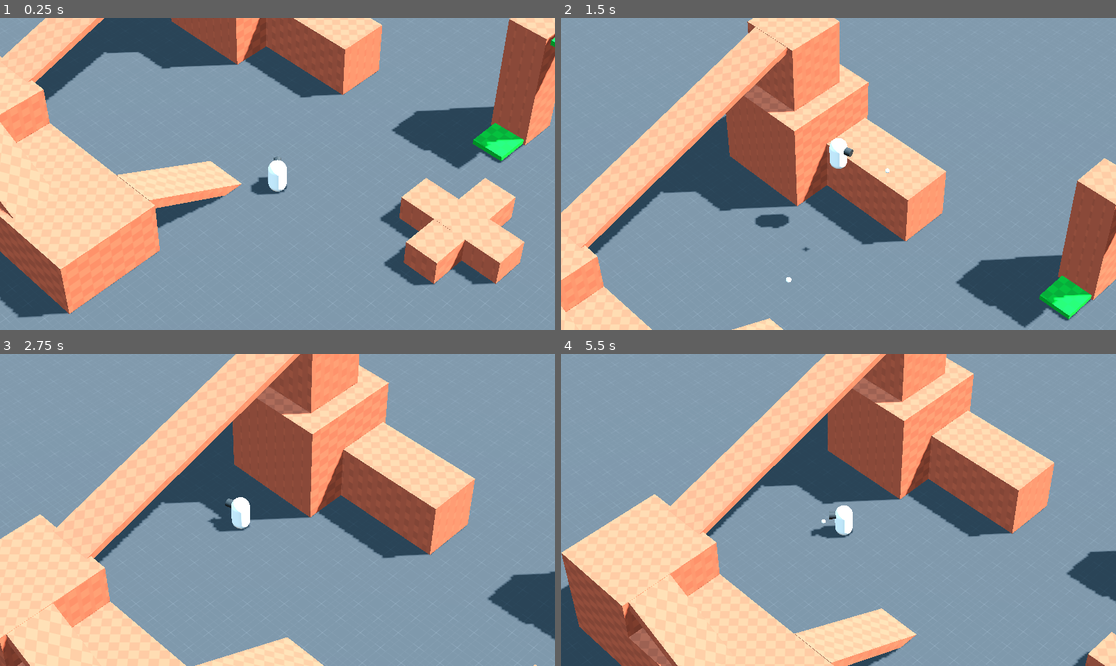
Above: before the commit, frames 1-4 (two rows, left to right).
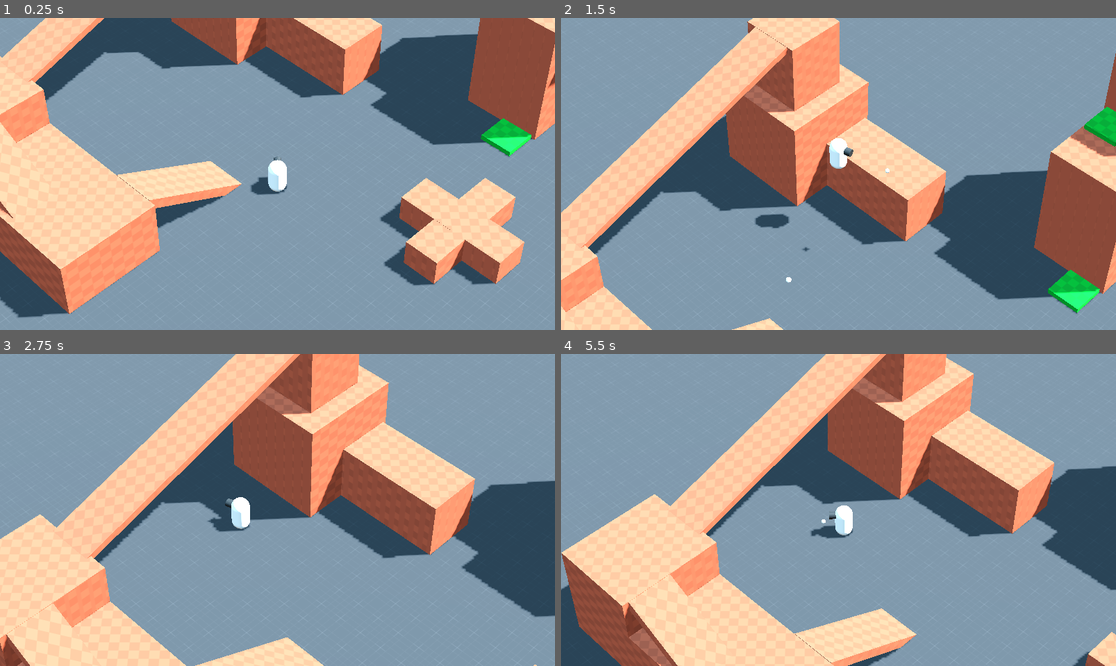
Above: after the commit, the same moments.

Repository: leonskalczynski/3DIsoGameTest
Game: Godot game, scene res://Scenes/main.tscn
The game is run twice, just before and just after one commit, with the same random seed, the same clock (stepped at 60 frames per second) and the same inputs.
Inputs (mouse positions are in pixels of both pictures, inside the frame that each line leads up to):
- Up to frame 1 (0.25 s): no input
- Up to frame 2 (1.5 s): move the mouse to (810, 236) at 0.52 s; press the mouse at (810, 236) at 0.53 s; hold W (north) from 0.53 s (still down); tap Space (jump) at 0.77 s; move the mouse to (1005, 220) at 1.27 s; release the mouse at (1005, 220) at 1.28 s; click (1005, 220) at 1.35 s
- Up to frame 3 (2.75 s): tap Space (jump) at 1.52 s; move the mouse to (111, 463) at 2.02 s; release W (north) at 2.03 s; press the mouse at (111, 463) at 2.03 s; hold A (west) from 2.03 s (still down)
- Up to frame 4 (5.5 s): move the mouse to (866, 510) at 2.77 s; release the mouse at (866, 510) at 2.78 s; click (866, 510) at 2.85 s; tap Space (jump) at 3.02, 3.77, 4.52 s; move the mouse to (755, 432) at 3.52 s; release A (west) at 3.53 s; press the mouse at (755, 432) at 3.53 s; hold S (south) 3.53-4.28 s; move the mouse to (960, 494) at 4.27 s; release the mouse at (960, 494) at 4.28 s; hold D (east) 4.28-5.03 s; click (960, 494) at 4.35 s; move the mouse to (727, 525) at 5.02 s; press the mouse at (727, 525) at 5.03 s; hold W (north) from 5.03 s (still down)

The runs differ from the first frame. In frame 1, 7.7% of the frame differs, in the area x 65-100%, y 0-49%; in frame 2, 11%, in the area x 36-100%, y 11-100%; in frame 3, 5.4%; in frame 4, 3.9%.

Commit message:
Add files via upload

Diff:
--- a/Environments/environment.tres
+++ b/Environments/environment.tres
@@ -6,7 +6,7 @@
 background_mode = 2
 sky = ExtResource("1_ld6in")
 tonemap_mode = 2
-ssao_intensity = 16.0
+ssil_enabled = true
 ssil_radius = 3.63
 fog_light_color = Color(0.329412, 0.298039, 0.254902, 1)
 fog_density = 0.005
--- a/Scenes/main.tscn
+++ b/Scenes/main.tscn
@@ -23,14 +23,21 @@
 
 [sub_resource type="Curve3D" id="Curve3D_v3m1i"]
 _data = {
-"points": PackedVector3Array(2.22694, -4.61855, 0.56405, 0, 0, 0, 0, 0, 0, 0, 0, 0, 0, 0, 0, 0, 7.035, 0),
+"points": PackedVector3Array(2.22694, -4.61855, 0.56405, 0, 0, 0, 0, 0, 0, 0, 0, 0, 0, 0, 0, 0, 7.255, 0),
+"tilts": PackedFloat32Array(0, 0)
+}
+point_count = 2
+
+[sub_resource type="Curve3D" id="Curve3D_qf4ve"]
+_data = {
+"points": PackedVector3Array(2.22694, -4.61855, 0.56405, 0, 0, 0, 0, 0, 0, 0, 0, 0, 0, 0, 0, 0, 4.95, 0),
 "tilts": PackedFloat32Array(0, 0)
 }
 point_count = 2
 
 [sub_resource type="Curve3D" id="Curve3D_qhk6g"]
 _data = {
-"points": PackedVector3Array(2.22694, -4.61855, 0.56405, 0, 0, 0, 0, 0, 0, 0, 0, 0, 0, 0, 0, 0, 0, 11.4),
+"points": PackedVector3Array(2.22694, -4.61855, 0.56405, 0, 0, 0, 0, 0, 0, 0, 0, 0, 0, 0, 0, 0, 0, 11.57),
 "tilts": PackedFloat32Array(0, 0)
 }
 point_count = 2
@@ -113,10 +120,13 @@
 transform = Transform3D(2.94422, 0, 0, 0, 3.01069, 0, 0, 0, 3.01069, 9, 1, -3)
 
 [node name="Cube11" parent="Map" instance=ExtResource("3_uta5k")]
-transform = Transform3D(1.17769, 0, 0, 0, 3.79223, 0, 0, 0, 1.20427, 13.7927, 1, 15.3867)
+transform = Transform3D(2.34354, 0, 0, 0, 3.79223, 0, 0, 0, 2.39644, 15.7075, 1, 14.301)
+
+[node name="Cube13" parent="Map" instance=ExtResource("3_uta5k")]
+transform = Transform3D(2.34354, 0, 0, 0, 6.47433, 0, 0, 0, 2.39644, 20.3687, 1, 14.301)
 
 [node name="Cube12" parent="Map" instance=ExtResource("3_uta5k")]
-transform = Transform3D(1.17769, 0, 0, 0, 3.79223, 0, 0, 0, 1.20427, 13.7927, 1, 31.6237)
+transform = Transform3D(2.36062, 0, 0, 0, 3.79223, 0, 0, 0, 1.20427, 15.667, 1, 31.6237)
 
 [node name="Cube4" parent="Map" instance=ExtResource("3_uta5k")]
 transform = Transform3D(2.93752, 0, 0, 0, 2.86053, 0, 0, 0, 2.44377, -10.0087, 1, -3)
@@ -146,7 +156,7 @@
 transform = Transform3D(-5.96046e-08, 0, -3.20003, 0, 0.793392, 0, 1, 0, 0, 4.39243, 1, 18.4288)
 
 [node name="Path3D" type="Path3D" parent="Map"]
-transform = Transform3D(1, 0, 0, 0, 1, 0, 0, 0, 1, 11.5074, 1.29434, 15.4981)
+transform = Transform3D(1, 0, 0, 0, 1, 0, 0, 0, 1, 12.2792, 1.15246, 15.4981)
 curve = SubResource("Curve3D_v3m1i")
 
 [node name="PathFollow3D" type="PathFollow3D" parent="Map/Path3D"]
@@ -158,8 +168,21 @@
 duration = 3.0
 path_follow = NodePath("..")
 
+[node name="Path3D3" type="Path3D" parent="Map"]
+transform = Transform3D(1, 0, 0, 0, 1, 0, 0, 0, 1, 16.9633, 8.8163, 13.0944)
+curve = SubResource("Curve3D_qf4ve")
+
+[node name="PathFollow3D" type="PathFollow3D" parent="Map/Path3D3"]
+rotation_mode = 0
+tilt_enabled = false
+
+[node name="MovingCube" parent="Map/Path3D3/PathFollow3D" node_paths=PackedStringArray("player", "path_follow") instance=ExtResource("9_5iqb6")]
+player = NodePath("../../../../Player")
+duration = 3.0
+path_follow = NodePath("..")
+
 [node name="Path3D2" type="Path3D" parent="Map"]
-transform = Transform3D(1, 0, 0, 0, 1, 0, 0, 0, 1, 13.8087, 8.35654, 17.76)
+transform = Transform3D(1, 0, 0, 0, 1, 0, 0, 0, 1, 16.8121, 8.35654, 17.76)
 curve = SubResource("Curve3D_qhk6g")
 
 [node name="PathFollow3D" type="PathFollow3D" parent="Map/Path3D2"]
--- a/Scenes/moving_cube.tscn
+++ b/Scenes/moving_cube.tscn
@@ -10,7 +10,7 @@
 [sub_resource type="BoxMesh" id="BoxMesh_e0ial"]
 
 [sub_resource type="BoxShape3D" id="BoxShape3D_te4fg"]
-size = Vector3(2, 0.338, 2)
+size = Vector3(1.5, 0.93, 1.5)
 
 [node name="MovingCube" type="StaticBody3D"]
 disable_mode = 1
@@ -31,7 +31,8 @@
 collision_mask = 4
 
 [node name="CollisionShape3D" type="CollisionShape3D" parent="BodyDetector"]
-transform = Transform3D(1, 0, 0, 0, 1, 0, 0, 0, 1, 0, 0.248916, 0)
+transform = Transform3D(1, 0, 0, 0, 1, 0, 0, 0, 1, 0, 0.529605, 0)
 shape = SubResource("BoxShape3D_te4fg")
 
 [connection signal="body_shape_entered" from="BodyDetector" to="." method="_on_body_detector_body_shape_entered"]
+[connection signal="body_shape_exited" from="BodyDetector" to="." method="_on_body_detector_body_shape_exited"]
--- a/Scripts/PathFollower.gd
+++ b/Scripts/PathFollower.gd
@@ -10,18 +10,25 @@
 @export var desired_locations : Array[float] = [0.0, 1.0]
 var current_location : float = 0
 
+var bodies : Array[Node3D] = []
+
 
 func _on_body_detector_body_shape_entered(body_rid, body, body_shape_index, local_shape_index):
-	print(str(body.name))
+	if body not in bodies:
+		bodies.append(body)
 	if body != player: return
 
-	var next_location : float = desired_locations.find(current_location) + 1
+	var next_location : float = current_location + 1
 	if next_location >= desired_locations.size():
 		next_location = 0
 	print(str(next_location))
 
 	var tween : Tween = create_tween()
-	tween.set_trans(Tween.TRANS_QUAD)
+	tween.set_trans(Tween.TRANS_SINE)
 	tween.set_ease(Tween.EASE_IN_OUT)
 	tween.tween_property(path_follow, "progress_ratio", desired_locations[next_location], duration)
 	current_location = next_location
+
+
+func _on_body_detector_body_shape_exited(body_rid, body, body_shape_index, local_shape_index):
+	bodies.erase(body)
Not shown: 1 places in Scenes/main.tscn that only renumber resources
